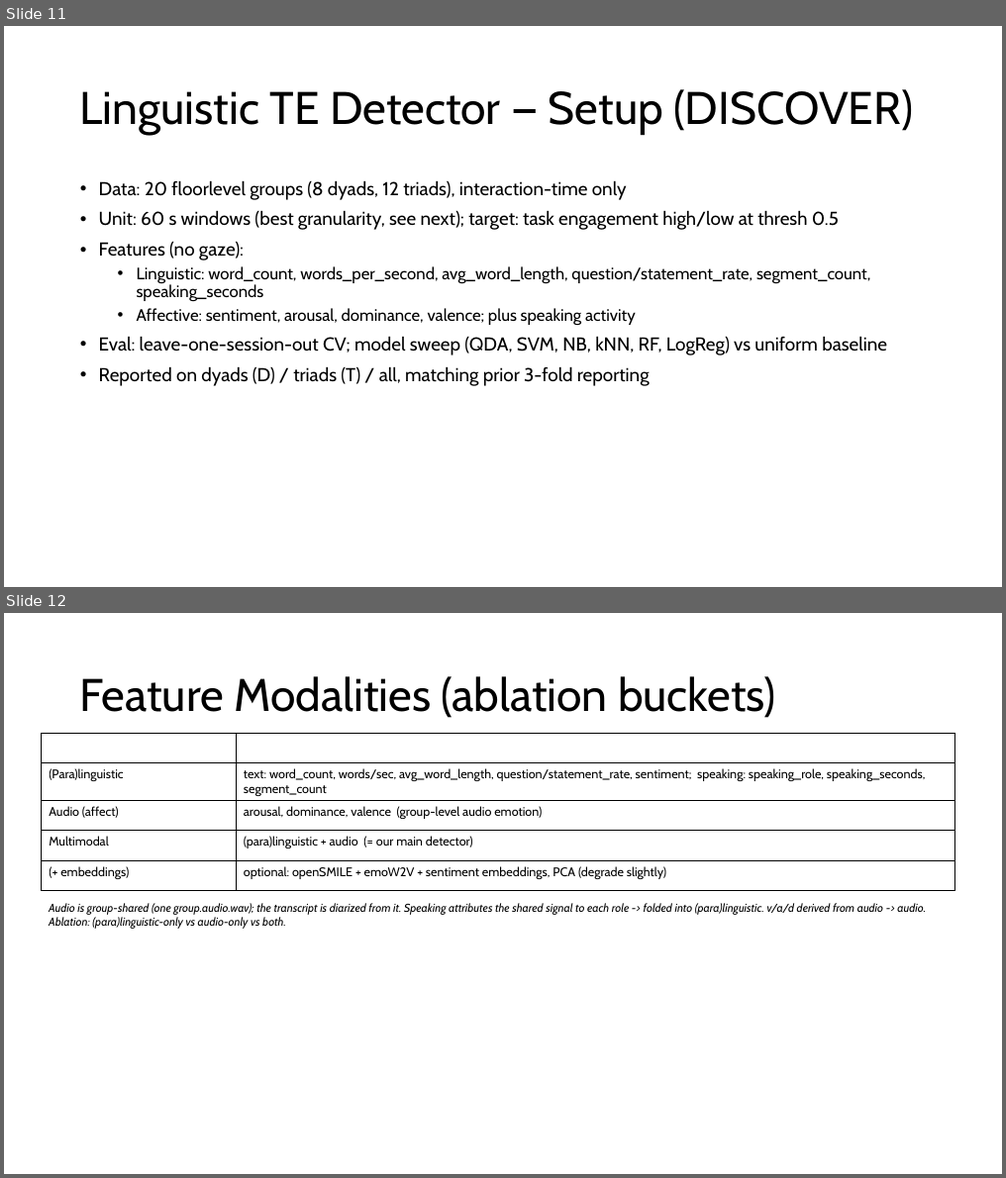
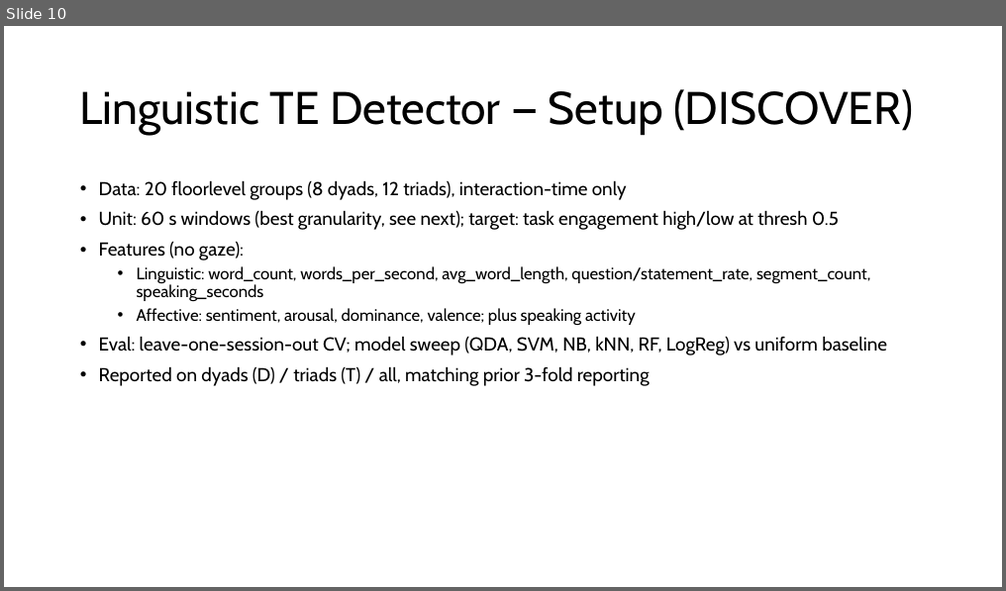
Before and after one commit to carlotes247/vilearn_ml, a slide deck: discover/2026_March_ViLearn_Planning.pptx. Shown one above the other, each under a label of ours: slides 11 and 12 before the commit, slide 10 after it. The pictures are 1006x1178 and 1006x591 pixels, drawn with LibreOffice and Linux fonts; fonts in the diff are those of the drawing. Boxes give left, top, right and bottom in pixels: in the first picture for what was removed or moved away, otherwise in the second. Text is boxed around its words. In the diff, an @@ line names an element or a change of style, - is before the commit and + after.

Commit message:
discover(deck): group-level rebuild — IUI cut (slides 1-20), linguistic v2 set, effect sizes
- Individual-TE track cut (single-annotator labels); all results group-level
  (185 windows, clean 2-annotator labels, nested LOSO)
- Linguistic v2 set (7 ASR-segment stats incl. unfinished ratio); new champions:
  ling+GxS 0.786 All / 0.842 Dyads (sig both tests), audio+linguistic 0.784 Triads
- Effect sizes (Cohen's d) + both significance tests on all result tables
- Process slides cut (27 slides); slide 18 = two-table base-vs-fusion matrix

```diff
--- a/discover/2026_March_ViLearn_Planning.pptx
+++ b/discover/2026_March_ViLearn_Planning.pptx
@@ slide 12 removed at <box>4,613,1002,1174</box>, background #FFFFFF @@
@@ title removed at <box>80,676,776,718</box> @@
-Feature Modalities (ablation buckets)
@@ table removed at <box>42,733,954,883</box>, 5 rows, 2 columns @@
-Modality | Features
-(Para)linguistic | text: word_count, words/sec, avg_word_length, question/statement_rate, sentiment; speaking: speaking_role, speaking_seconds, segment_count
-Audio (affect) | arousal, dominance, valence (group-level audio emotion)
-Multimodal | (para)linguistic + audio (= our main detector)
-(+ embeddings) | optional: openSMILE + emoW2V + sentiment embeddings, PCA (degrade slightly)
@@ text removed at <box>49,903,926,929</box> @@
-Audio is group-shared (one group.audio.wav); the transcript is diarized from it. Speaking attributes the shared signal to each role -> folded into (para)linguistic. v/a/d derived from audio -> audio. Ablation: (para)linguistic-only vs audio-only vs both.
@@ what was slide 11 is now slide 10 @@
```
Also in this commit, not shown: 7 slides changed, 12 slides added, 13 other slides removed, 8 other files.
